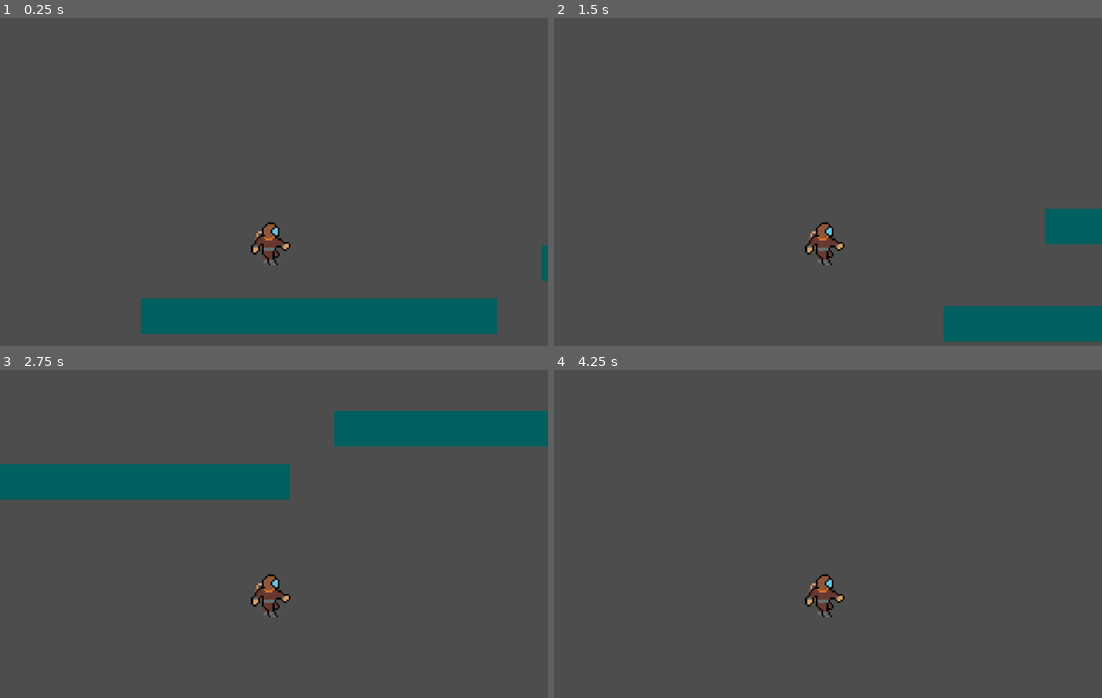
Above: before the commit, frames 1-4 (two rows, left to right).
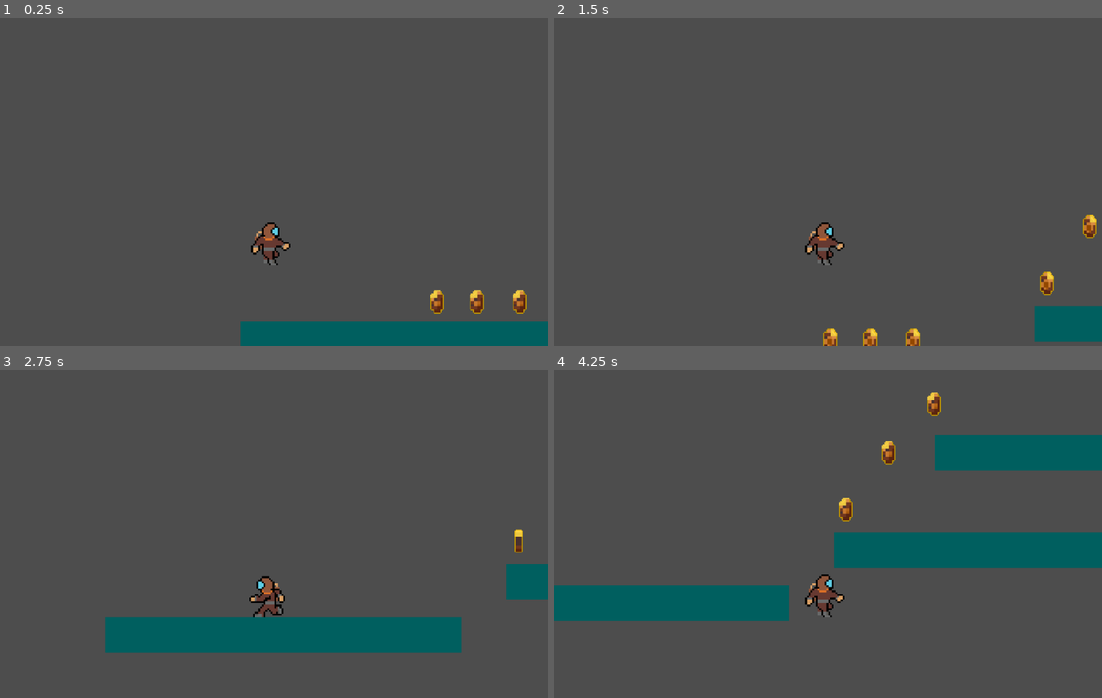
Above: after the commit, the same moments.

Repository: SirFuzzyWalls/SalvageCrew
Game: Godot game, scene res://scenes/world.tscn
Two runs of this game, one before a commit and one after it. Both use one fixed random seed, a clock stepped at 60 frames per second and the inputs below.
Inputs:
- Up to frame 1 (0.25 s): no input
- Up to frame 2 (1.5 s): hold D (move_right) from 0.53 s (still down); tap W (jump) at 0.77 s
- Up to frame 3 (2.75 s): tap W (jump) at 1.52 s; release D (move_right) at 2.03 s; hold A (move_left) from 2.03 s (still down)
- Up to frame 4 (4.25 s): release A (move_left) at 2.78 s; hold D (move_right) from 2.78 s (still down); tap W (jump) at 3.02, 3.77 s

The runs differ from the first frame. In frame 1, 8.2% of the frame differs, in the area x 25-100%, y 69-100%; in frame 2, 3.5%; in frame 3, 19%, in the area x 0-100%, y 12-87%; in frame 4, 14%.

Commit message:
add coins, coin pickup, coin sound, and bg music

Diff:
--- /dev/null
+++ b/scenes/coin.tscn
@@ -0,0 +1,48 @@
+[gd_scene load_steps=9 format=3 uid="uid://bsju6crurtx85"]
+
+[ext_resource type="Texture2D" uid="uid://df2lyt1a5n0s6" path="res://art/coin_V_1_1/C1011.png" id="1_qykhu"]
+[ext_resource type="Script" path="res://scripts/coin.gd" id="1_sht70"]
+[ext_resource type="Texture2D" uid="uid://b8tian1xp6s7t" path="res://art/coin_V_1_1/C1012.png" id="2_vvn8o"]
+[ext_resource type="Texture2D" uid="uid://bh2tb6f05ae0d" path="res://art/coin_V_1_1/C1013.png" id="3_lws1v"]
+[ext_resource type="Texture2D" uid="uid://d0gpn16iii6us" path="res://art/coin_V_1_1/C1014.png" id="4_e6v6p"]
+[ext_resource type="AudioStream" uid="uid://cgghjqnq6jojl" path="res://sounds/coin.wav" id="6_fr171"]
+
+[sub_resource type="SpriteFrames" id="SpriteFrames_jpgbw"]
+animations = [{
+"frames": [{
+"duration": 1.0,
+"texture": ExtResource("1_qykhu")
+}, {
+"duration": 1.0,
+"texture": ExtResource("2_vvn8o")
+}, {
+"duration": 1.0,
+"texture": ExtResource("3_lws1v")
+}, {
+"duration": 1.0,
+"texture": ExtResource("4_e6v6p")
+}],
+"loop": true,
+"name": &"Idle",
+"speed": 5.0
+}]
+
+[sub_resource type="CapsuleShape2D" id="CapsuleShape2D_tdb0r"]
+radius = 32.0
+height = 64.0
+
+[node name="Coin" type="Area2D"]
+input_pickable = false
+script = ExtResource("1_sht70")
+
+[node name="AnimatedSprite2D" type="AnimatedSprite2D" parent="."]
+scale = Vector2(0.75, 0.75)
+sprite_frames = SubResource("SpriteFrames_jpgbw")
+animation = &"Idle"
+frame_progress = 0.269655
+
+[node name="CollisionShape2D" type="CollisionShape2D" parent="."]
+shape = SubResource("CapsuleShape2D_tdb0r")
+
+[node name="AudioStreamPlayer2D" type="AudioStreamPlayer2D" parent="."]
+stream = ExtResource("6_fr171")
--- a/scenes/world.tscn
+++ b/scenes/world.tscn
@@ -1,6 +1,8 @@
-[gd_scene load_steps=4 format=3 uid="uid://cmfm02uv6by24"]
+[gd_scene load_steps=6 format=3 uid="uid://cmfm02uv6by24"]
 
 [ext_resource type="PackedScene" uid="uid://sfpnb72bbc2a" path="res://scenes/player.tscn" id="1_m184g"]
+[ext_resource type="PackedScene" uid="uid://bsju6crurtx85" path="res://scenes/coin.tscn" id="2_0lr2v"]
+[ext_resource type="AudioStream" uid="uid://ofdae4ef3w3r" path="res://music/Bustling Beards.wav" id="3_aoybx"]
 
 [sub_resource type="QuadMesh" id="QuadMesh_wuef5"]
 size = Vector2(1000, 100)
@@ -10,8 +12,8 @@
 
 [node name="World" type="Node2D"]
 
-[node name="Player" parent="." instance=ExtResource("1_m184g")]
-position = Vector2(104, 184)
+[node name="Player" parent="." groups=["Player"] instance=ExtResource("1_m184g")]
+position = Vector2(-176, 120)
 
 [node name="Platform" type="StaticBody2D" parent="."]
 position = Vector2(238, 552)
@@ -46,3 +48,49 @@
 [node name="CollisionShape2D" type="CollisionShape2D" parent="Platform3"]
 position = Vector2(1410, -424)
 shape = SubResource("RectangleShape2D_ti0a6")
+
+[node name="Coin" parent="." instance=ExtResource("2_0lr2v")]
+position = Vector2(288, 448)
+
+[node name="Coin2" parent="." instance=ExtResource("2_0lr2v")]
+position = Vector2(400, 448)
+
+[node name="Coin3" parent="." instance=ExtResource("2_0lr2v")]
+position = Vector2(520, 448)
+
+[node name="Coin4" parent="." instance=ExtResource("2_0lr2v")]
+position = Vector2(896, 288)
+
+[node name="Coin5" parent="." instance=ExtResource("2_0lr2v")]
+position = Vector2(1016, 128)
+
+[node name="Coin6" parent="." instance=ExtResource("2_0lr2v")]
+position = Vector2(1144, -8)
+
+[node name="BackgroundMusic" type="AudioStreamPlayer" parent="."]
+stream = ExtResource("3_aoybx")
+autoplay = true
+
+[node name="Platform4" type="StaticBody2D" parent="."]
+position = Vector2(238, 552)
+
+[node name="MeshInstance2D" type="MeshInstance2D" parent="Platform4"]
+modulate = Color(0, 0.371558, 0.371558, 1)
+position = Vector2(2966, -432)
+mesh = SubResource("QuadMesh_wuef5")
+
+[node name="CollisionShape2D" type="CollisionShape2D" parent="Platform4"]
+position = Vector2(2962, -430)
+shape = SubResource("RectangleShape2D_ti0a6")
+
+[node name="Coin7" parent="." instance=ExtResource("2_0lr2v")]
+position = Vector2(2756, 8)
+
+[node name="Coin8" parent="." instance=ExtResource("2_0lr2v")]
+position = Vector2(3140, 8)
+
+[node name="Coin9" parent="." instance=ExtResource("2_0lr2v")]
+position = Vector2(2496, -168)
+
+[node name="Coin10" parent="." instance=ExtResource("2_0lr2v")]
+position = Vector2(3620, 8)
--- /dev/null
+++ b/scripts/coin.gd
@@ -0,0 +1,18 @@
+extends Area2D
+
+#emit a signal when collected
+signal coin_collected
+
+func _ready():
+	connect("body_entered", Callable(self, "_on_body_entered"))
+	#play idlle animation
+	$AnimatedSprite2D.play()
+	$AnimatedSprite2D.animation = "Idle"
+
+func _on_body_entered(body):
+	if body.is_in_group("Player"):
+		get_tree().call_group("Player", "_on_coin_collected")
+		hide()
+		$AudioStreamPlayer2D.play()
+		await get_tree().create_timer(0.2).timeout
+		queue_free()
--- a/scripts/player.gd
+++ b/scripts/player.gd
@@ -1,12 +1,14 @@
 extends CharacterBody2D
 
-@export var speed = 450 # how fast can the player move?
+@export var speed = 475 # how fast can the player move?
 @export var gravity = 30 # how much gravity affects the player?
 @export var jump_force = 500
 var screen_size
-
+var score = 0
 func _ready():
 	screen_size = get_viewport_rect().size
+	#connect to the global coin signal
+	add_to_group("Player")
 	#hide()
 	#uncomment this when we have a "start game" button
 
@@ -39,7 +41,14 @@
 	else:
 		if velocity.y < 0:
 			$AnimatedSprite2D.animation = "Jump"
+			$AnimatedSprite2D.flip_h = velocity.x < 0
 		elif velocity.y == 0:
 			$AnimatedSprite2D.animation = "JumpToFall"
+			$AnimatedSprite2D.flip_h = velocity.x < 0
 		elif velocity.y > 0:
 			$AnimatedSprite2D.animation = "Fall"
+			$AnimatedSprite2D.flip_h = velocity.x < 0
+
+func _on_coin_collected():
+	score += 100
+	print("Score: ", score)
Binary file added: art/coin_V_1_1/C1011.png
Not shown, added: art/coin_V_1_1/C1011.png.import
Binary file added: art/coin_V_1_1/C1012.png
Not shown, added: art/coin_V_1_1/C1012.png.import
Binary file added: art/coin_V_1_1/C1013.png
Not shown, added: art/coin_V_1_1/C1013.png.import
Binary file added: art/coin_V_1_1/C1014.png
Not shown, added: art/coin_V_1_1/C1014.png.import
Binary file added: art/coin_V_1_1/S1011.png
Not shown, added: art/coin_V_1_1/S1011.png.import
Binary file added: art/coin_V_1_1/S1012.png
Not shown, added: art/coin_V_1_1/S1012.png.import
(and 19 more such lines)
